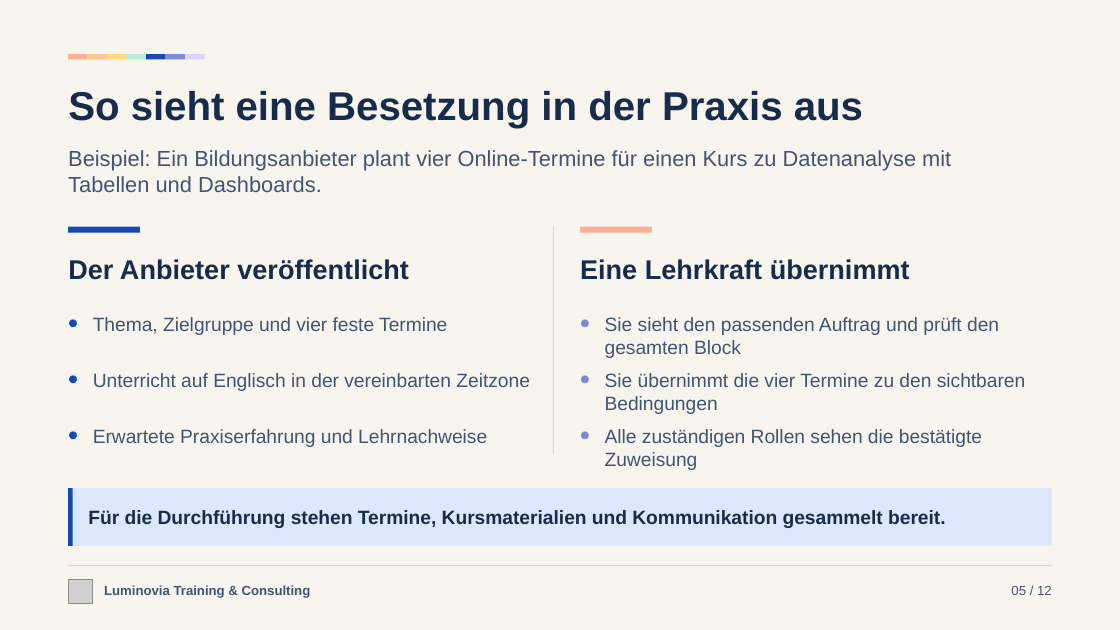
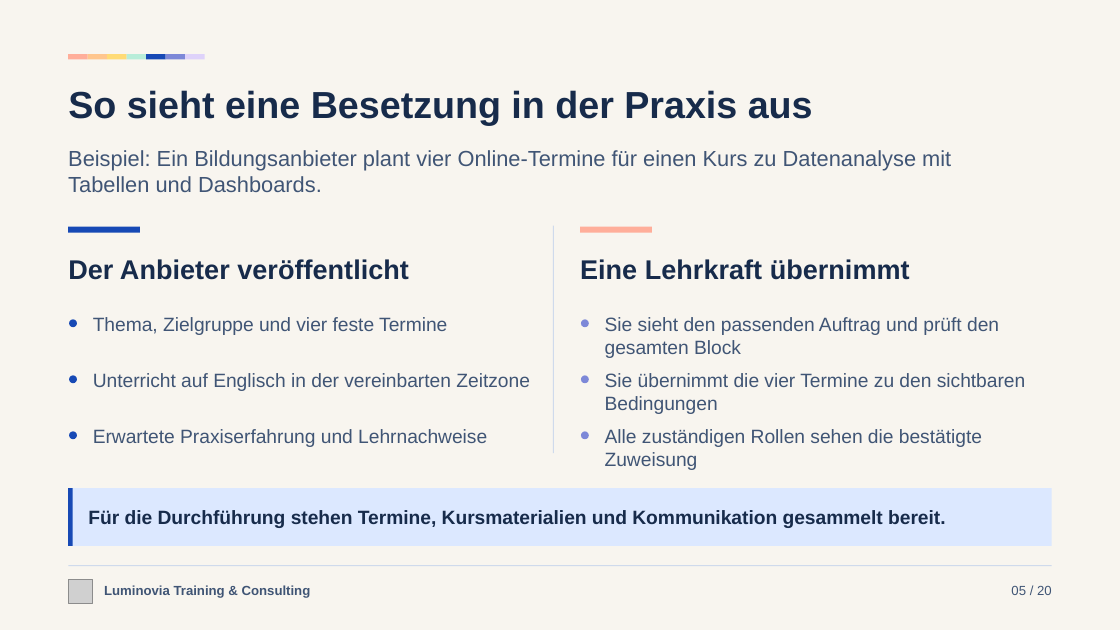
Before and after one commit to Luminovia-Training-Consulting/Luminovia-Management-Tool, a slide deck: slide 5 of docs/sales/luminovia-sales-deck-de.pptx. Drawn at 1120x630 pixels with LibreOffice and Linux fonts; fonts in the diff are those of the drawing; grey boxes stand for pictures. Boxes give left, top, right and bottom in pixels: in the first picture for what was removed or moved away, otherwise in the second. Text is boxed around its words. In the diff, an @@ line names an element or a change of style, - is before the commit and + after.

```diff
--- a/docs/sales/luminovia-sales-deck-de.pptx
+++ b/docs/sales/luminovia-sales-deck-de.pptx
@@ text "So sieht eine Besetzung in ..." at <box>68,90,813,125</box>: size 34.5 to 32.2 pt @@
@@ text at <box>1011,586,1052,595</box>: text changed @@
-05 / 12
+05 / 20
```
Also in this commit, not shown: 11 other slides changed, 8 slides added, 3 other files.
